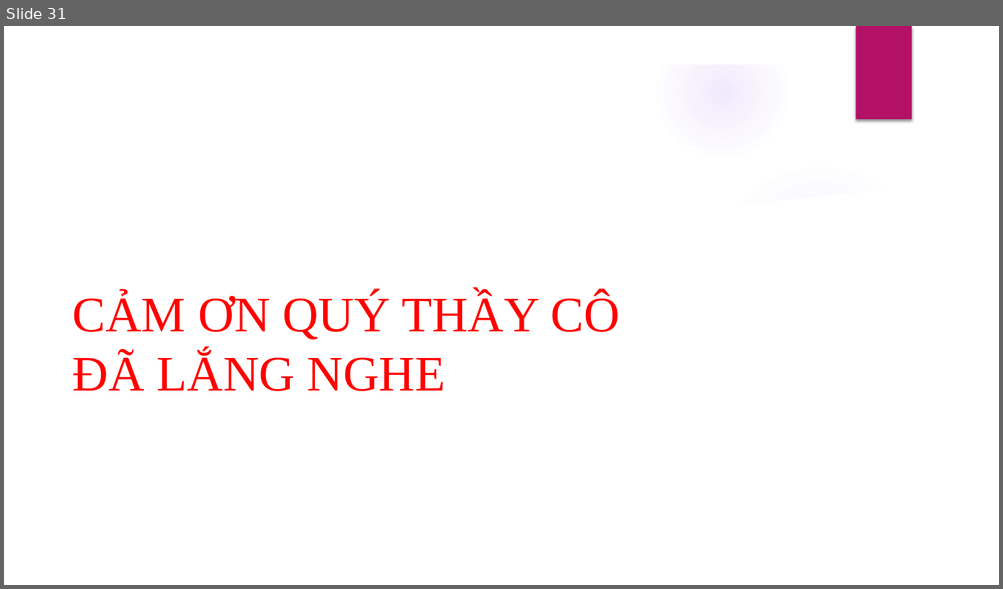
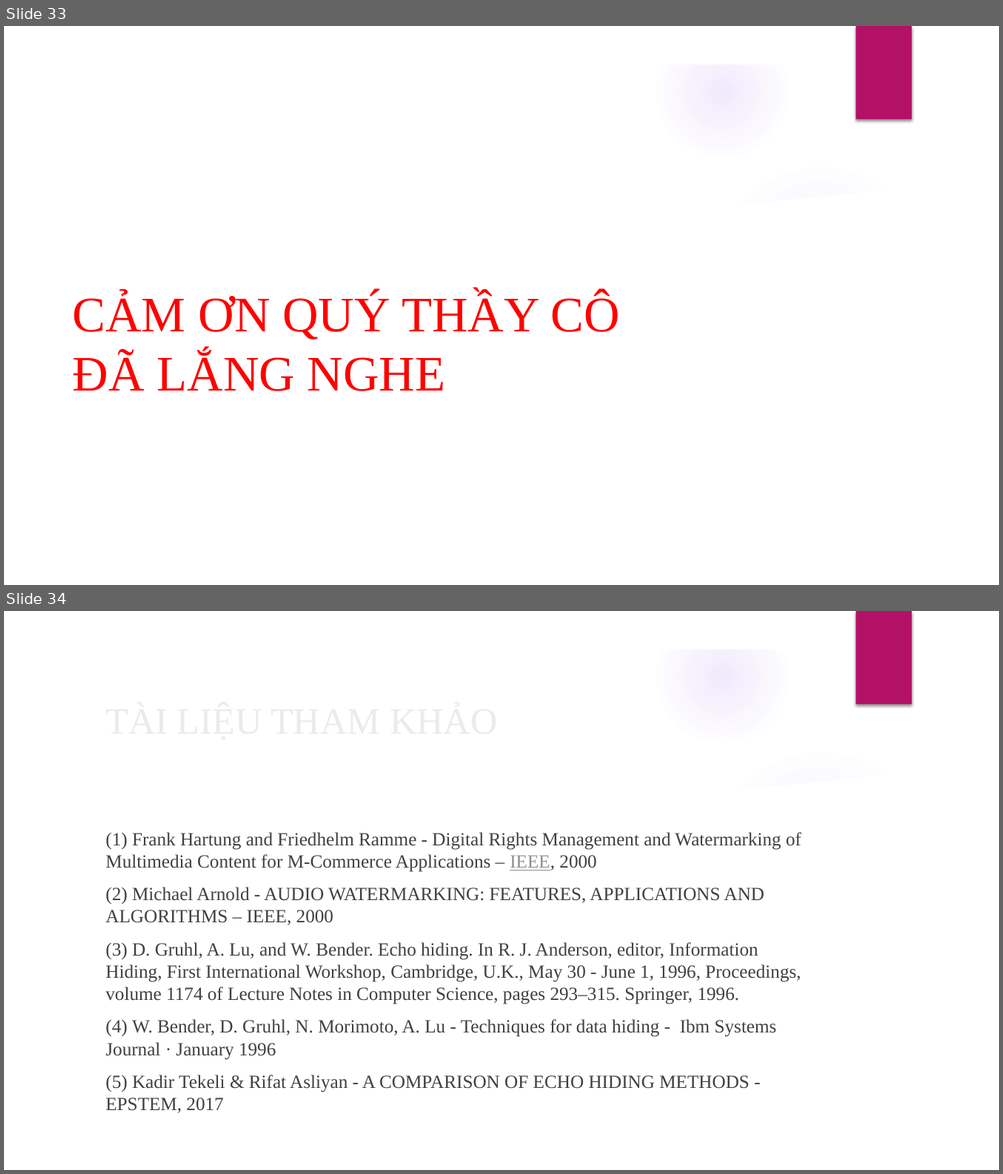
Before and after one commit to TruongThanhNam97/angular-audio, a slide deck: document/BC-LVTN.pptx. Shown one above the other, each under a label of ours: slide 31 before the commit, slides 33 and 34 after it. The pictures are 1003x589 and 1003x1174 pixels, drawn with LibreOffice and Linux fonts; fonts in the diff are those of the drawing; background and template pictures are left out. Boxes give left, top, right and bottom in pixels: in the first picture for what was removed or moved away, otherwise in the second. Text is boxed around its words. In the diff, an @@ line names an element or a change of style, - is before the commit and + after.

```diff
--- a/document/BC-LVTN.pptx
+++ b/document/BC-LVTN.pptx
@@ slide 34 added at [4, 611, 999, 1170], background picture (left out); not listed: 9 template elements that a slide beside it also shows @@
@@ title added at [98, 690, 813, 748], 36 pt, text #EBEBEB @@
+TÀI LIỆU THAM KHẢO
@@ text added at [105, 832, 801, 1113], 18 pt, text #404040 @@
+(1) Frank Hartung and Friedhelm Ramme - Digital Rights Management and Watermarking of Multimedia Content for M-Commerce Applications – IEEE, 2000
+(2) Michael Arnold - AUDIO WATERMARKING: FEATURES, APPLICATIONS AND ALGORITHMS – IEEE, 2000
+(3) D. Gruhl, A. Lu, and W. Bender. Echo hiding. In R. J. Anderson, editor, Information Hiding, First International Workshop, Cambridge, U.K., May 30 - June 1, 1996, Proceedings, volume 1174 of Lecture Notes in Computer Science, pages 293–315. Springer, 1996.
+(4) W. Bender, D. Gruhl, N. Morimoto, A. Lu - Techniques for data hiding - Ibm Systems Journal · January 1996
+(5) Kadir Tekeli & Rifat Asliyan - A COMPARISON OF ECHO HIDING METHODS - EPSTEM, 2017
@@ what was slide 31 is now slide 33 @@
```
Also in this commit, not shown: 16 slides changed, 2 other slides added, 3 other files.
